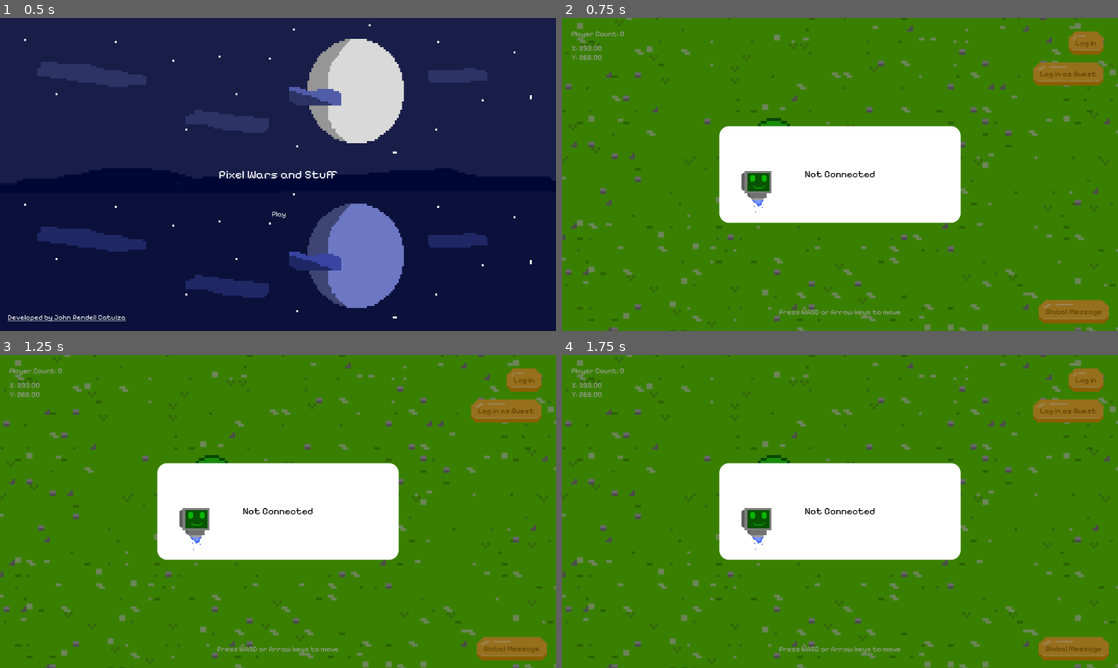
Above: before the commit, frames 1-4 (two rows, left to right).
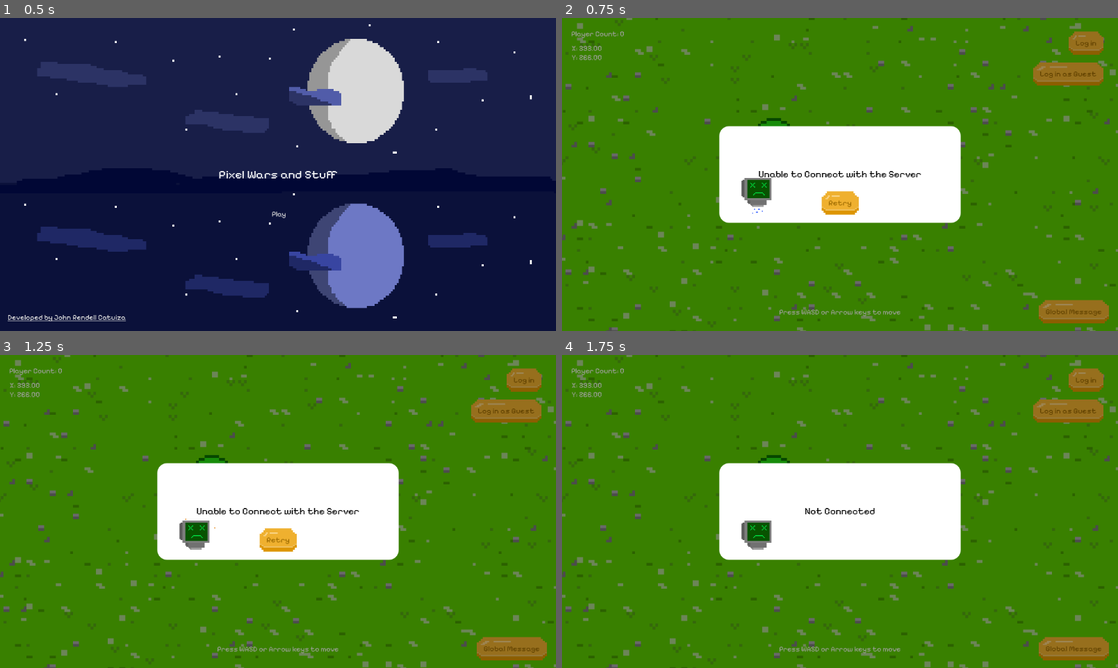
Above: after the commit, the same moments.

Repository: JohnRendell/Pixel_Arcade_Game
Game: Godot game, scene res://Scenes/main_menu.tscn
The game is run twice, just before and just after one commit, with the same random seed, the same clock (stepped at 60 frames per second) and the same inputs. The engine's default icon, where the game draws it, is replaced by a stand-in: a white triangle on a blue panel in a dark square.
Inputs (mouse positions are in pixels of both pictures, inside the frame that each line leads up to):
- Up to frame 1 (0.5 s): no input
- Up to frame 2 (0.75 s): click "Play" at 0.5 s
- Up to frame 3 (1.25 s): no input
- Up to frame 4 (1.75 s): click (840, 539) at 1.25 s, where only the run after the commit has a clickable "Retry"

Frame 1 is identical in both runs. In frame 2, 1.2% of the frame differs, in the area x 32-65%, y 48-63%; in frame 3, 1.3%; in frame 4, 0.6%.

Commit message:
Continue the global messaging stuff

Diff:
--- a/Interfaces/playerInfo.tscn
+++ b/Interfaces/playerInfo.tscn
@@ -7,6 +7,7 @@
 [ext_resource type="Theme" uid="uid://c3p81mbueqgmy" path="res://Assets/Themes/modal_input.tres" id="5_jqtam"]
 [ext_resource type="Theme" uid="uid://drrfpd7ov3vf6" path="res://Assets/Themes/proceed_button_theme.tres" id="6_1sa06"]
 [ext_resource type="Script" uid="uid://kg4sni8o66cs" path="res://Scripts/Global_Scripts/global_message_script.gd" id="7_f1e4r"]
+[ext_resource type="Texture2D" uid="uid://cmmb6un7xduaj" path="res://icon.svg" id="7_w0rbd"]
 
 [sub_resource type="StyleBoxFlat" id="StyleBoxFlat_52mh3"]
 bg_color = Color(1, 0.992157, 0.815686, 1)
@@ -24,33 +25,17 @@
 expand_margin_right = 20.0
 expand_margin_bottom = 20.0
 
-[sub_resource type="StyleBoxFlat" id="StyleBoxFlat_f1e4r"]
-bg_color = Color(0.450825, 0.625867, 1, 1)
+[sub_resource type="StyleBoxFlat" id="StyleBoxFlat_w0rbd"]
+bg_color = Color(0.476841, 0.644696, 1, 1)
 border_width_left = 1
 border_width_top = 1
 border_width_right = 1
 border_width_bottom = 1
 border_color = Color(1, 1, 1, 0)
-corner_radius_top_left = 10
-corner_radius_top_right = 10
-corner_radius_bottom_right = 10
-corner_radius_bottom_left = 10
-expand_margin_left = 5.0
-expand_margin_top = 5.0
-expand_margin_right = 5.0
-expand_margin_bottom = 5.0
-
-[sub_resource type="StyleBoxFlat" id="StyleBoxFlat_w0rbd"]
-bg_color = Color(0, 0.927874, 0, 1)
-border_width_left = 1
-border_width_top = 1
-border_width_right = 1
-border_width_bottom = 1
-border_color = Color(1, 1, 1, 0)
-corner_radius_top_left = 10
-corner_radius_top_right = 10
-corner_radius_bottom_right = 10
-corner_radius_bottom_left = 10
+corner_radius_top_left = 15
+corner_radius_top_right = 15
+corner_radius_bottom_right = 15
+corner_radius_bottom_left = 15
 expand_margin_left = 5.0
 expand_margin_top = 5.0
 expand_margin_right = 5.0
@@ -188,15 +173,21 @@
 size_flags_vertical = 3
 theme_override_constants/separation = 20
 
-[node name="Receive Message" type="Panel" parent="Global Message Modal/ScrollContainer/VBoxContainer"]
-visible = false
-custom_minimum_size = Vector2(100, 50)
+[node name="Receive Message" type="Control" parent="Global Message Modal/ScrollContainer/VBoxContainer"]
+custom_minimum_size = Vector2(300, 50)
 layout_mode = 2
 size_flags_horizontal = 0
 size_flags_vertical = 8
-theme_override_styles/panel = SubResource("StyleBoxFlat_f1e4r")
-
-[node name="Text Contents" type="RichTextLabel" parent="Global Message Modal/ScrollContainer/VBoxContainer/Receive Message"]
+
+[node name="Panel" type="Panel" parent="Global Message Modal/ScrollContainer/VBoxContainer/Receive Message"]
+custom_minimum_size = Vector2(300, 50)
+layout_mode = 0
+offset_top = 43.0
+offset_right = 300.0
+offset_bottom = 93.0
+theme_override_styles/panel = SubResource("StyleBoxFlat_w0rbd")
+
+[node name="Text Contents" type="RichTextLabel" parent="Global Message Modal/ScrollContainer/VBoxContainer/Receive Message/Panel"]
 layout_mode = 1
 anchors_preset = 15
 anchor_right = 1.0
@@ -207,31 +198,44 @@
 theme_override_font_sizes/normal_font_size = 15
 text = "test"
 
-[node name="Send Message" type="Panel" parent="Global Message Modal/ScrollContainer/VBoxContainer"]
-visible = false
-custom_minimum_size = Vector2(100, 50)
-layout_mode = 2
-size_flags_horizontal = 8
-theme_override_styles/panel = SubResource("StyleBoxFlat_w0rbd")
-
-[node name="Text Contents" type="RichTextLabel" parent="Global Message Modal/ScrollContainer/VBoxContainer/Send Message"]
-layout_mode = 1
-anchors_preset = 15
-anchor_right = 1.0
-anchor_bottom = 1.0
-grow_horizontal = 2
-grow_vertical = 2
-theme_override_fonts/normal_font = ExtResource("1_fhr0c")
-theme_override_font_sizes/normal_font_size = 15
-text = "test"
+[node name="Sender" type="RichTextLabel" parent="Global Message Modal/ScrollContainer/VBoxContainer/Receive Message"]
+custom_minimum_size = Vector2(250, 30)
+layout_mode = 0
+offset_left = 43.5
+offset_top = 2.0
+offset_right = 293.5
+offset_bottom = 32.0
+theme_override_colors/default_color = Color(0, 0, 0, 1)
+theme_override_fonts/normal_font = ExtResource("1_fhr0c")
+theme_override_font_sizes/normal_font_size = 15
+text = "Sender"
+vertical_alignment = 1
+
+[node name="Profile" type="ColorRect" parent="Global Message Modal/ScrollContainer/VBoxContainer/Receive Message"]
+layout_mode = 0
+offset_left = -2.5
+offset_top = -7.0
+offset_right = 37.5
+offset_bottom = 33.0
+color = Color(0.340339, 0.340339, 0.340339, 1)
+
+[node name="TextureRect" type="TextureRect" parent="Global Message Modal/ScrollContainer/VBoxContainer/Receive Message/Profile"]
+layout_mode = 0
+offset_right = 40.0
+offset_bottom = 40.0
+texture = ExtResource("7_w0rbd")
+expand_mode = 3
+stretch_mode = 5
+
+[node name="HTTPRequest" type="HTTPRequest" parent="Global Message Modal/ScrollContainer/VBoxContainer/Receive Message/Profile"]
 
 [node name="Global Msg Script" type="Control" parent="." node_paths=PackedStringArray("send_message_container", "recieve_message_container", "message_input", "send_message_button", "message_contents_container", "scroll_container")]
 anchors_preset = 0
 offset_right = 40.0
 offset_bottom = 40.0
 script = ExtResource("7_f1e4r")
-send_message_container = NodePath("../Global Message Modal/ScrollContainer/VBoxContainer/Send Message")
-recieve_message_container = NodePath("../Global Message Modal/ScrollContainer/VBoxContainer/Receive Message")
+send_message_container = NodePath("")
+recieve_message_container = NodePath("")
 message_input = NodePath("../Global Message Modal/Input Message")
 send_message_button = NodePath("../Global Message Modal/Send Button")
 message_contents_container = NodePath("../Global Message Modal/ScrollContainer/VBoxContainer")
--- a/Scripts/Global_Scripts/global_message_script.gd
+++ b/Scripts/Global_Scripts/global_message_script.gd
@@ -7,6 +7,10 @@
 @export var message_contents_container: VBoxContainer
 @export var scroll_container: ScrollContainer
 
+func _process(_delta: float):
+	var socket_data = SocketConnection.socket_data
+	receive_message(socket_data)
+
 func _on_send_button_pressed():
 	if not message_input.text.is_empty():
 		var instance_send_container = send_message_container.duplicate()
@@ -15,6 +19,21 @@
 
 		instance_send_container.visible = true
 		message_contents_container.add_child(instance_send_container)
+
+		#send the data to the backend
+		SocketConnection.send_data({"Socket_Type": "globalMessage", "Sender": PlayerGlobalScript.player_name, "Message": message_input.text })
+
 		message_input.text = ""
 
 	scroll_container.scroll_vertical = scroll_container.get_v_scroll_bar().max_value
+
+func receive_message(data):
+	if typeof(data) == TYPE_DICTIONARY:
+		if data.get("Socket_Type") == "globalMessage":
+			print(data)
+			var instance_receive_container = recieve_message_container.duplicate()
+			var receive_message_text = instance_receive_container.get_node("Text Contents")
+			receive_message_text.text = data.get("Message")
+
+			instance_receive_container.visible = true
+			message_contents_container.add_child(instance_receive_container)
Not shown, changed: Server/game_socket.js
